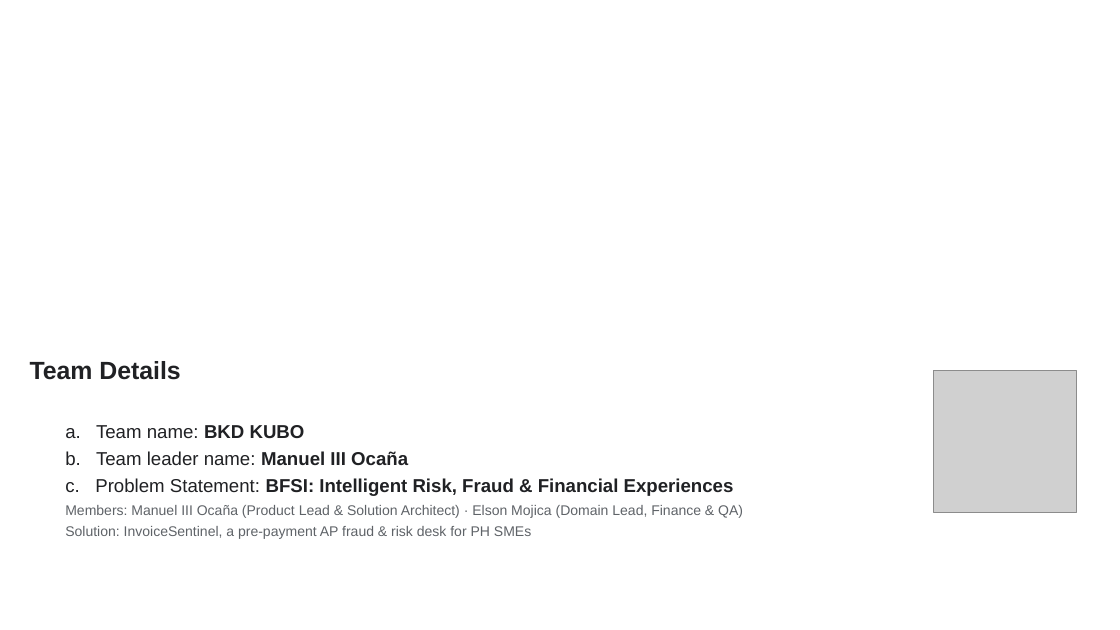
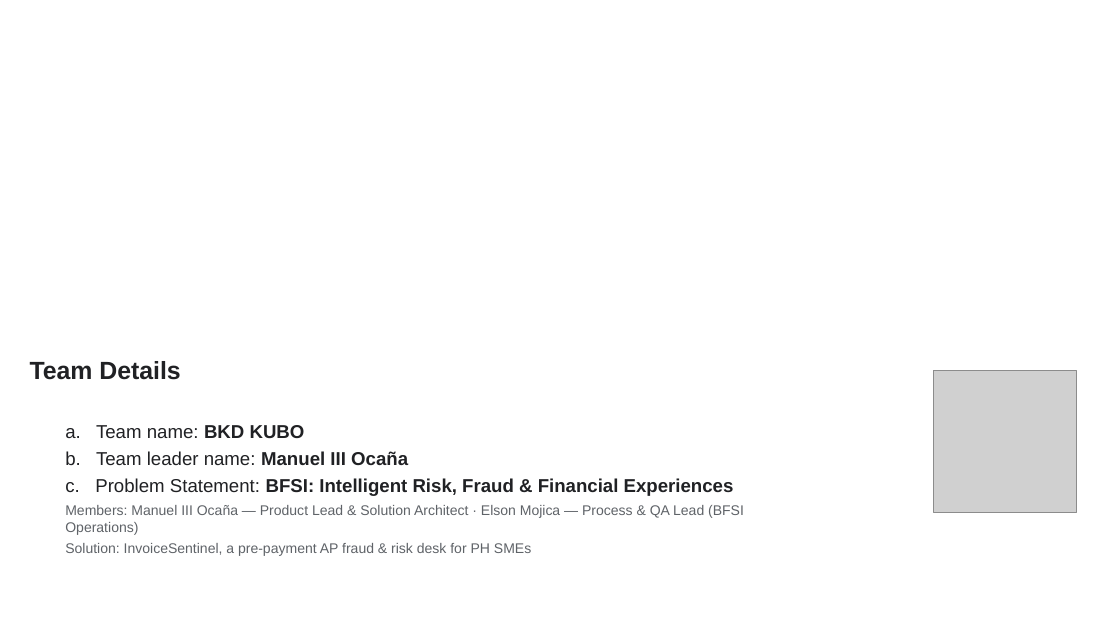
Before and after one commit to BKDKUBO/invoice-sentinel, a slide deck: slide 1 of docs/submission/InvoiceSentinel-BKD-KUBO-Deck.pptx. Drawn at 1120x630 pixels with LibreOffice and Linux fonts; fonts in the diff are those of the drawing; grey boxes stand for pictures; background and template pictures are left out. Boxes give left, top, right and bottom in pixels: in the first picture for what was removed or moved away, otherwise in the second. Text is boxed around its words. In the diff, an @@ line names an element or a change of style, - is before the commit and + after.

Commit message:
Deck: final video link, Elson role Process & QA Lead (BFSI Operations)

```diff
--- a/docs/submission/InvoiceSentinel-BKD-KUBO-Deck.pptx
+++ b/docs/submission/InvoiceSentinel-BKD-KUBO-Deck.pptx
@@ text at <box>65,505,744,535</box>: text changed @@
-Members: Manuel III Ocaña (Product Lead & Solution Architect) · Elson Mojica (Domain Lead, Finance & QA)
+Members: Manuel III Ocaña — Product Lead & Solution Architect · Elson Mojica — Process & QA Lead (BFSI Operations)
```
Also in this commit, not shown: 1 other slide changed, 21 other files.
